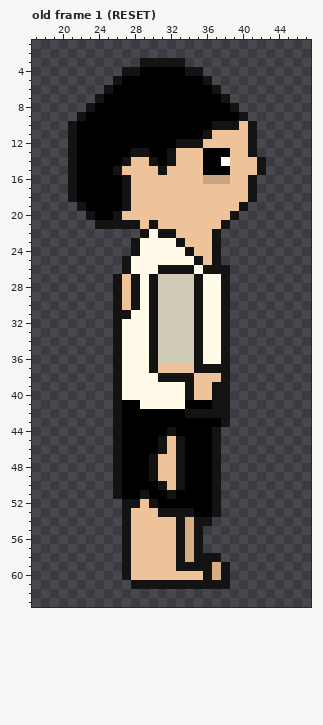
Two versions of one pixel-art file, assets/personajes/protagonista.aseprite. The picture above is the old version.
64x64 pixels, 5 frames. Shown: old frame 1 (RESET): x 17..47, y 1..63. The commit also changed other frames, which this record leaves out.
And afterwards:
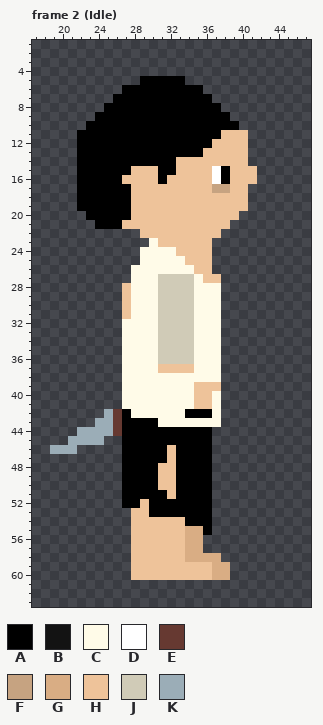
Palette (. is transparent): A #000000  B #131313  C #fffbe8  D #ffffff  E #663931  F #c6a381  G #d9ad84  H #eec39a  J #d0cbb7  K #9badb7
A new or re-ordered frame is compared with the old frame closest to it.
What changed:
layer "Sword" added
layer "Outline" now hidden
frames re-ordered
Frame 2 (Idle) against old frame 1 (RESET):
y 3: x 29..33 BBBBB -> .....
y 4: x 27..35 BBAAAAABB -> .........
y 5: x 26..28 BAA -> ...; x 34..36 AAB -> ...
y 6: x 25..26 BA -> ..; x 36..37 AB -> ..
y 7: x 24..25 BA -> ..; x 37..38 AB -> ..
y 8: x 23..24 BA -> ..; x 38..39 AB -> ..
y 9: x 22..23 BA -> ..; x 39..40 AB -> ..
y 10: x 21..22 BA -> ..; x 37..41 BBBHB -> AAA..
y 11: x 21 B -> .; x 36..37 BH -> AA; x 41 B -> .
y 12: x 21 B -> .; x 33..36 BBBH -> AAAA; x 41 B -> .
y 13: x 21 B -> .; x 28..29 BB -> AA; x 32..38 BHHHAAA -> AAAAHHH; x 41 B -> .
y 14: x 21 B -> .; x 27..30 BHHB -> AAAA; x 32 B -> A; x 36..38 AAD -> HHH; x 41..42 HB -> ..
y 15: x 21 B -> .; x 26..27 BH -> AA; x 31..32 BH -> AA; x 36..37 AA -> HD; x 42 B -> .
y 16: x 21 B -> .; x 27 B -> H; x 31 H -> A; x 36..38 FFF -> HDA; x 41 B -> H
y 17: x 21 B -> .; x 27 B -> A; x 37..38 HH -> FF; x 41 B -> .
y 18: x 21 B -> .; x 27 B -> A; x 41 B -> .
y 19: x 22 B -> A; x 27 B -> A; x 40 B -> H
y 20: x 23 B -> A; x 26..27 BH -> AA; x 39 B -> H
y 21: x 24..28 BBBBB -> AAAHH; x 30 B -> H; x 38 B -> H
y 22: x 29..32 BCBB -> HHHH; x 37 B -> H
y 23: x 28..29 BC -> ..; x 31..33 CCB -> HHH; x 37 B -> .
y 24: x 28 B -> .; x 33..34 CB -> HH; x 37 B -> .
y 25: x 27..28 BC -> ..; x 34..35 CB -> HH; x 37 B -> .
y 26: x 27 B -> .; x 31..38 BBBBCBBB -> CCCCHH..
y 27: x 26..28 BHB -> ..C; x 30 B -> C; x 35..38 BCCB -> CHH.
y 28..30: x 26 B -> .; x 28 B -> C; x 30 B -> C; x 35 B -> C; x 38 B -> .
y 31: x 26..27 BB -> .H; x 30 B -> C; x 35 B -> C; x 38 B -> .
y 32..36: x 26 B -> .; x 30 B -> C; x 35 B -> C; x 38 B -> .
y 37: x 26 B -> .; x 30 B -> C; x 35..38 BBBB -> CCC.
y 38: x 26 B -> .; x 31..38 BBBBHHHB -> CCCCCCC.
y 39: x 26 B -> .; x 34 B -> C; x 37..38 BB -> H.
y 40: x 26 B -> .; x 34 B -> C; x 37..38 BB -> C.
y 41: x 26..28 BAA -> .CC; x 34..38 AAABB -> CHHC.
y 42: x 25..26 .B -> KE; x 28..38 AAAAAABBBBB -> CCCCCCAAAC.
y 43: x 24..26 ..B -> KKE; x 31..38 AAAAAAAB -> CCCCCCC.
y 44: x 22..26 ....B -> KKKKE; x 32 B -> A; x 37 B -> .
y 45: x 21..24 .... -> KKKK; x 26 B -> .; x 31..33 BHB -> AAA; x 37 B -> .
y 46: x 19..21 ... -> KKK; x 26 B -> .; x 31 B -> A; x 33 B -> A; x 37 B -> .
y 47: x 26 B -> .; x 30..31 BH -> AA; x 33 B -> A; x 37 B -> .
y 48..49: x 26 B -> .; x 30 B -> A; x 33 B -> A; x 37 B -> .
y 50: x 26 B -> .; x 31 B -> H; x 33 B -> A; x 37 B -> .
y 51: x 26 B -> .; x 29 B -> A; x 32 B -> H; x 37 B -> .
y 52: x 27..28 BB -> AA; x 30 B -> A; x 37 B -> .
y 53: x 27 B -> .; x 30..34 HBBBB -> AAAAA; x 37 B -> .
y 54: x 27 B -> .; x 33..36 BGBB -> HAAA
y 55: x 27 B -> .; x 33 B -> H; x 35..36 B. -> GA
y 56..57: x 27 B -> .; x 33 B -> H; x 35 B -> G
y 58: x 27 B -> .; x 33 B -> H; x 35..37 BBB -> GGG
y 59: x 27 B -> .; x 33..36 BBBB -> HHHH; x 38 B -> G
y 60: x 27 B -> .; x 36 B -> H; x 38 B -> G
y 61: x 28..38 BBBBBBBBBBB -> ...........
Changed places in both pictures, as pixel boxes (x1, y1, x2, y2):
changed: (50, 58, 266, 589)
